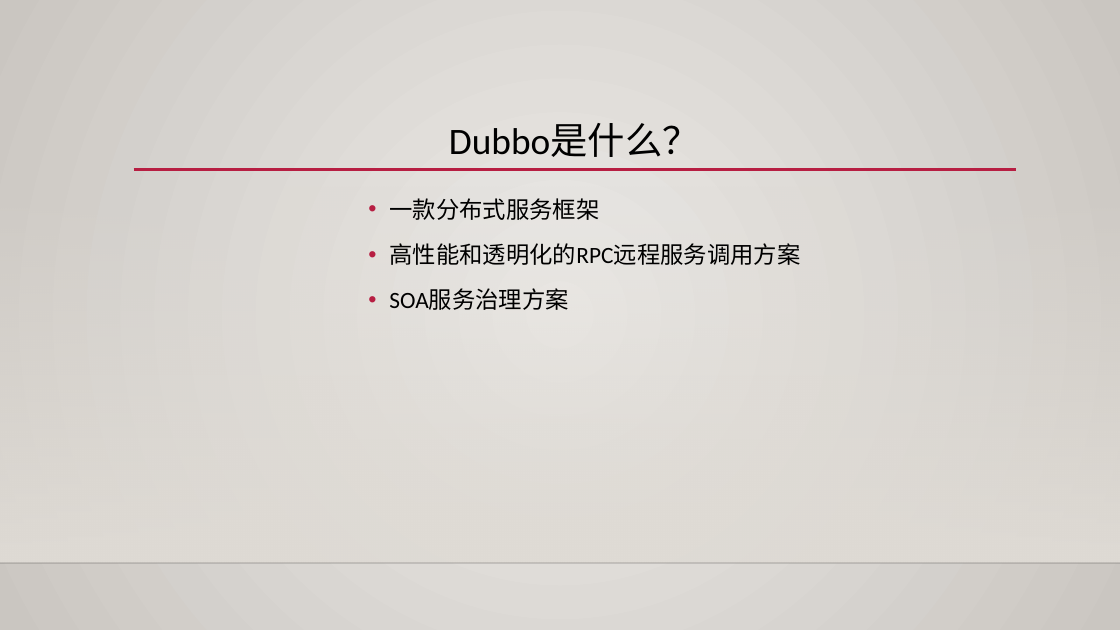
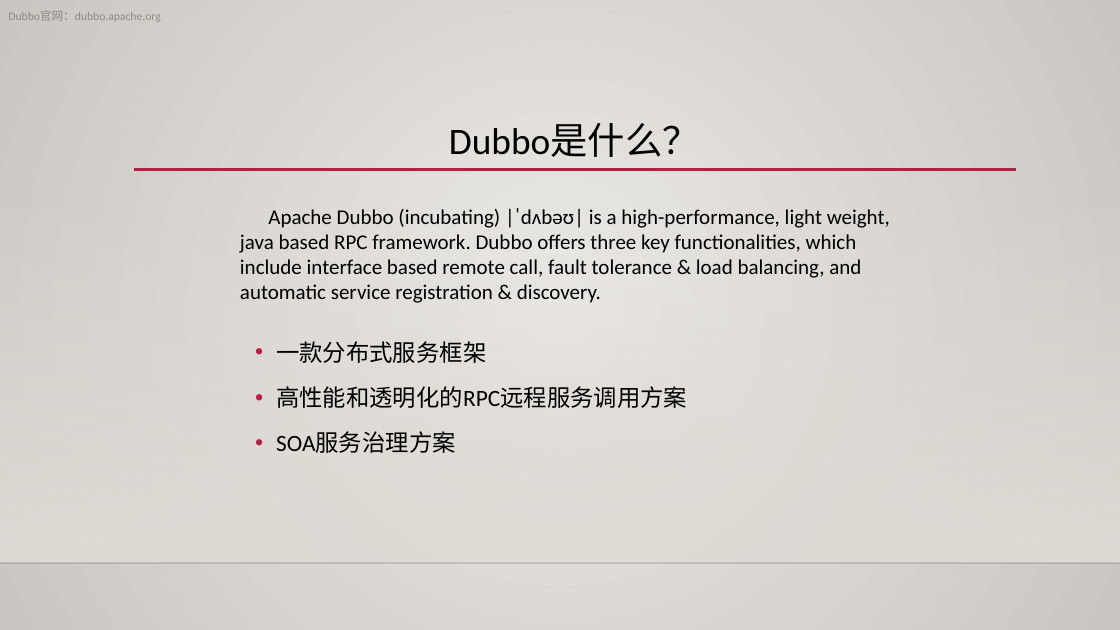
Before and after one commit to fxmayl/dubbo, a slide deck: slide 4 of 微服务架构之Dubbo入门介绍.pptx. Drawn at 1120x630 pixels with LibreOffice and Linux fonts; fonts in the diff are those of the drawing; background and template pictures are left out. Boxes give left, top, right and bottom in pixels: in the first picture for what was removed or moved away, otherwise in the second. Text is boxed around its words. In the diff, an @@ line names an element or a change of style, - is before the commit and + after.

```diff
--- a/微服务架构之Dubbo入门介绍.pptx
+++ b/微服务架构之Dubbo入门介绍.pptx
@@ text added at bbox=[8, 11, 160, 22], 10 pt, text #8C8C8C @@
+Dubbo官网：dubbo.apache.org
@@ text added at bbox=[240, 208, 890, 303], 18 pt, text #000000 @@
+Apache Dubbo (incubating) |ˈdʌbəʊ| is a high-performance, light weight, java based RPC framework. Dubbo offers three key functionalities, which include interface based remote call, fault tolerance & load balancing, and automatic service registration & discovery.
@@ text "一款分布式服务框架": place and size @@
-text "一款分布式服务框架" at bbox=[389, 198, 800, 310]
+text "一款分布式服务框架" at bbox=[276, 341, 687, 453]
```
Also in this commit, not shown: 6 other slides changed, 1 slide added.
